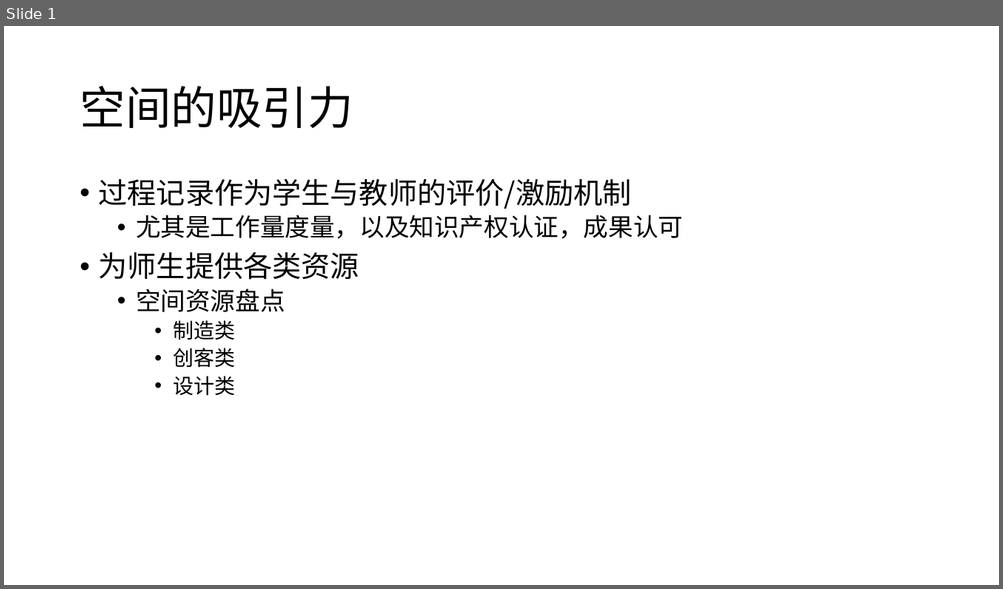
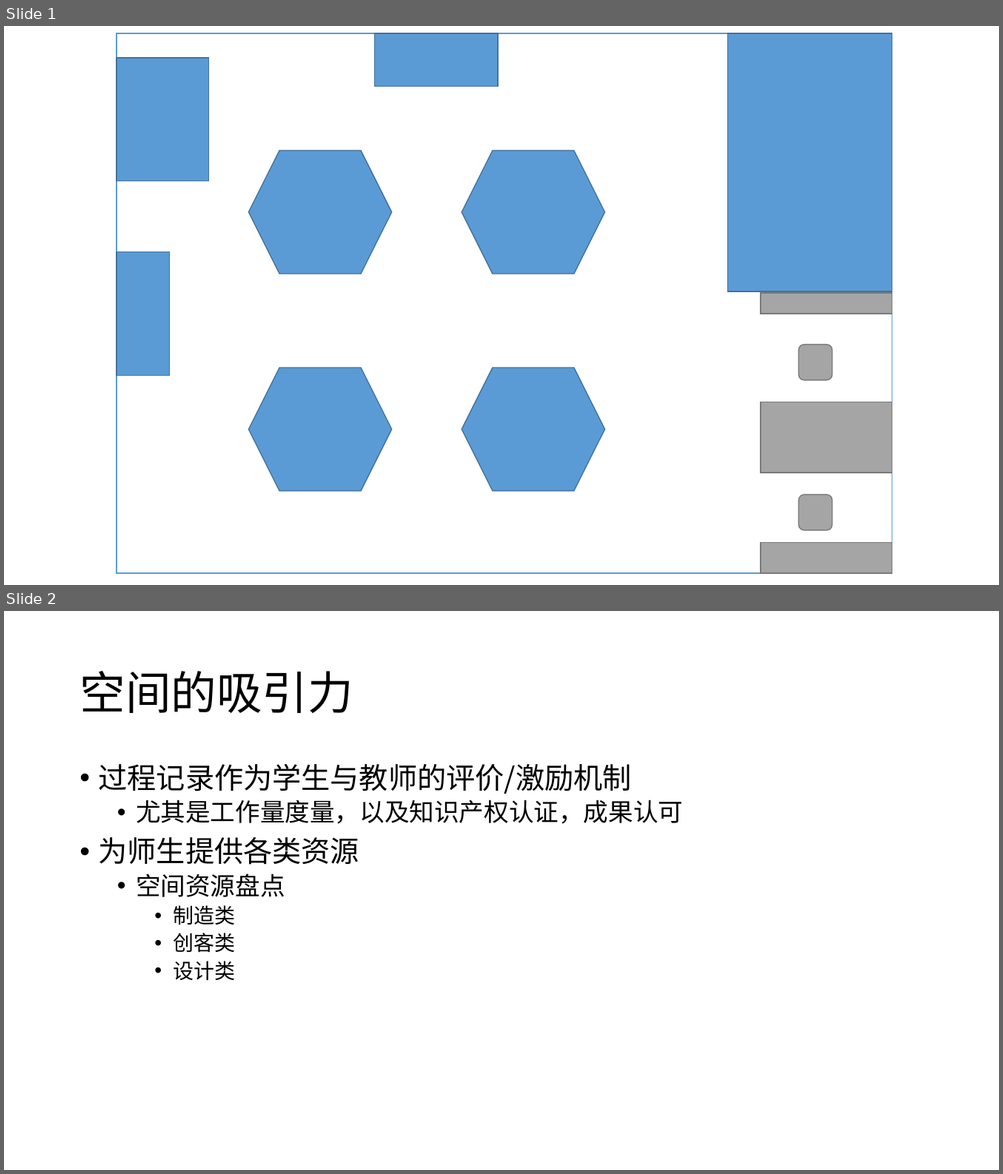
Before and after one commit to woodyme/i.center_my_workzone, a slide deck: 训练中心创客交叉融合空间建设/doc/训练中心制造信息化平台和创客空间建设项目规划-新思路补充.pptx. Shown one above the other, each under a label of ours: slide 1 before the commit, slides 1 and 2 after it. The pictures are 1003x589 and 1003x1174 pixels, drawn with LibreOffice and Linux fonts; fonts in the diff are those of the drawing. Boxes give left, top, right and bottom in pixels: in the first picture for what was removed or moved away, otherwise in the second. Text is boxed around its words. In the diff, an @@ line names an element or a change of style, - is before the commit and + after.

Commit message:
add 创新二楼团队教室规划

```diff
--- a/训练中心创客交叉融合空间建设/doc/训练中心制造信息化平台和创客空间建设项目规划-新思路补充.pptx
+++ b/训练中心创客交叉融合空间建设/doc/训练中心制造信息化平台和创客空间建设项目规划-新思路补充.pptx
@@ slide 1 added at bbox=[4, 26, 999, 585], background #FFFFFF @@
@@ rectangle added at bbox=[116, 33, 892, 574], fill #FFFFFF, outline #5B9BD5 1 pt @@
@@ rectangle added at bbox=[375, 33, 498, 87], fill #5B9BD5, outline #43739E 1 pt @@
@@ rectangle added at bbox=[728, 33, 892, 292], fill #5B9BD5, outline #43739E 1 pt @@
@@ rectangle added at bbox=[116, 59, 209, 181], fill #5B9BD5, outline #43739E 1 pt @@
@@ group added at bbox=[249, 150, 605, 491]: 4 hexagons @@
@@ rectangle added at bbox=[116, 252, 169, 375], fill #5B9BD5, outline #43739E 1 pt @@
@@ rectangle added at bbox=[760, 293, 892, 314], fill #A5A5A5, outline #7A7A7A 1 pt @@
@@ rounded rectangle added at bbox=[799, 345, 832, 380], fill #A5A5A5, outline #7A7A7A 1 pt @@
@@ rectangle added at bbox=[760, 403, 892, 473], fill #A5A5A5, outline #7A7A7A 1 pt @@
@@ rounded rectangle added at bbox=[799, 495, 832, 531], fill #A5A5A5, outline #7A7A7A 1 pt @@
@@ rectangle added at bbox=[760, 543, 892, 574], fill #A5A5A5, outline #7A7A7A 1 pt @@
@@ what was slide 1 is now slide 2 @@
```
